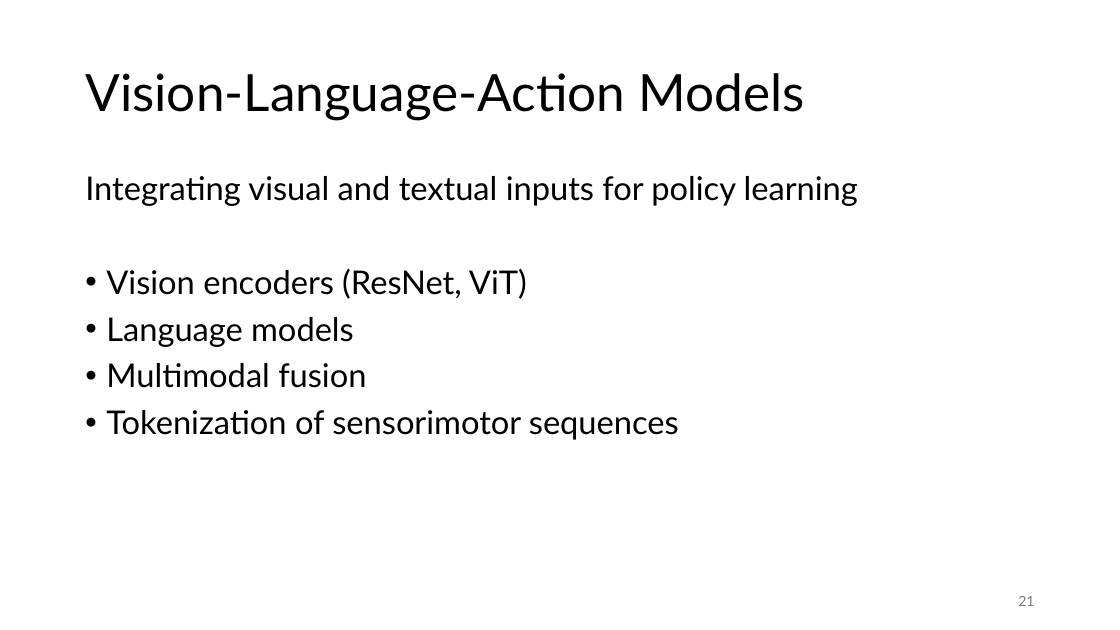
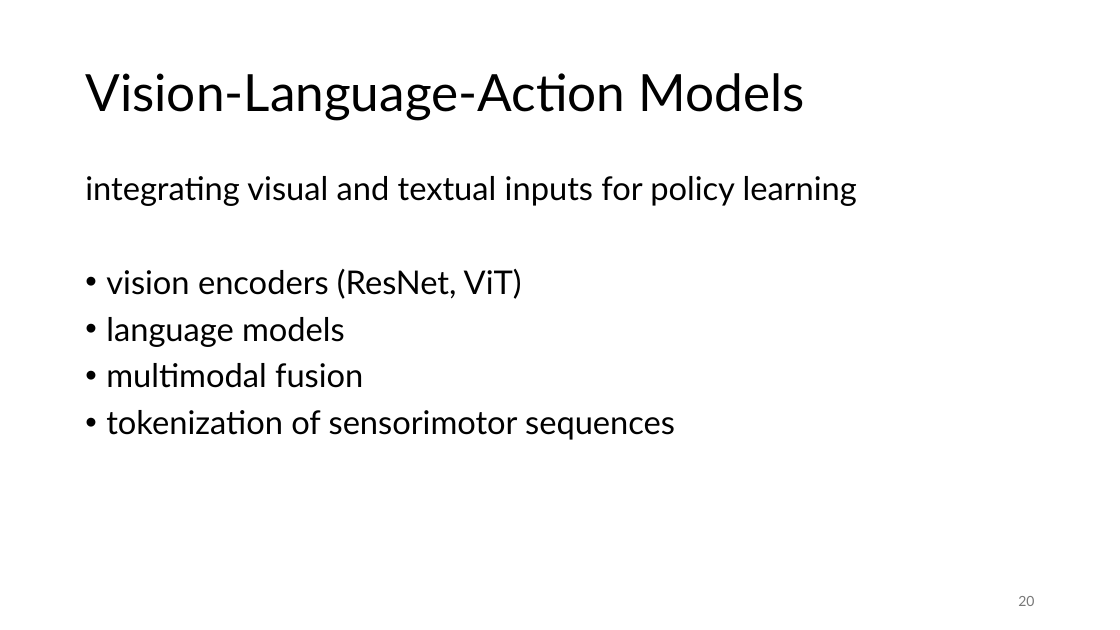
Before and after one commit to FelixWick/reinforcement_learning, a slide deck: slide 20 of slides/5_advanced.pptx (slide 21 before the commit). Drawn at 1120x630 pixels with LibreOffice and Linux fonts; fonts in the diff are those of the drawing. Boxes give left, top, right and bottom in pixels: in the first picture for what was removed or moved away, otherwise in the second. Text is boxed around its words. In the diff, an @@ line names an element or a change of style, - is before the commit and + after.

```diff
--- a/slides/5_advanced.pptx
+++ b/slides/5_advanced.pptx
@@ text at bbox=[85, 176, 857, 440]: text changed @@
-Integrating visual and textual inputs for policy learning
-• Vision encoders (ResNet, ViT)
-• Language models
-• Multimodal fusion
-• Tokenization of sensorimotor sequences
+integrating visual and textual inputs for policy learning
+• vision encoders (ResNet, ViT)
+• language models
+• multimodal fusion
+• tokenization of sensorimotor sequences
@@ page number at bbox=[1018, 596, 1034, 606]: text changed @@
-21
+20
```
Also in this commit, not shown: 11 other slides changed, 1 slide removed.
